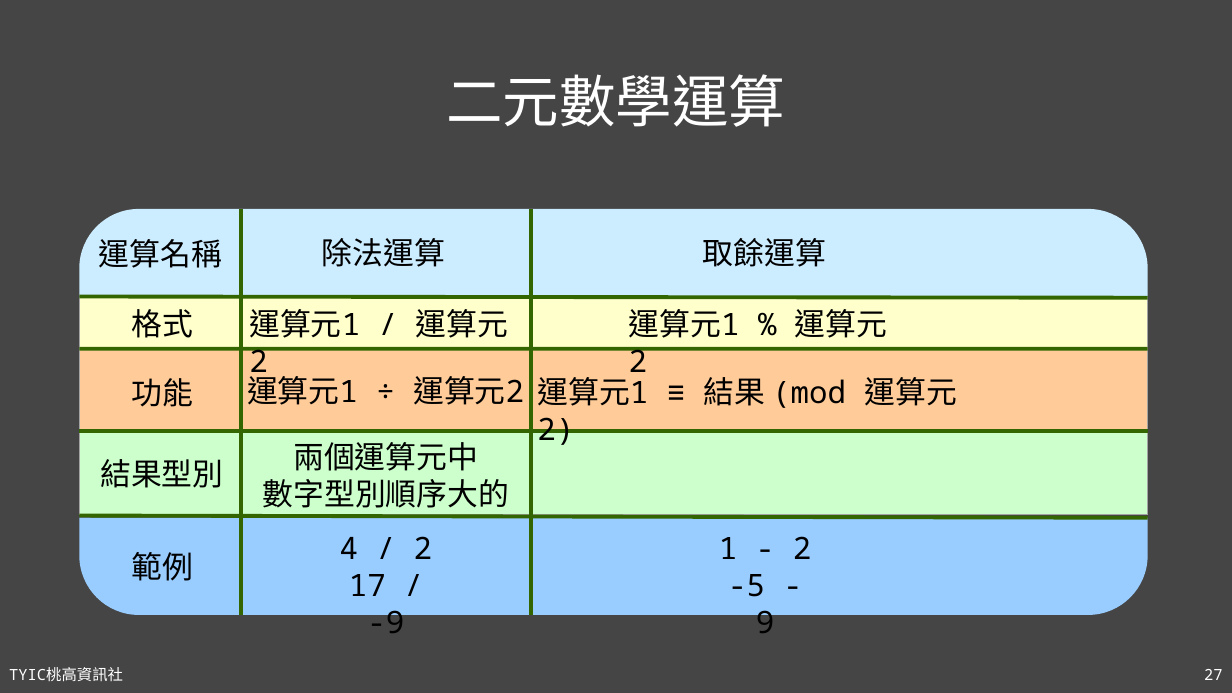
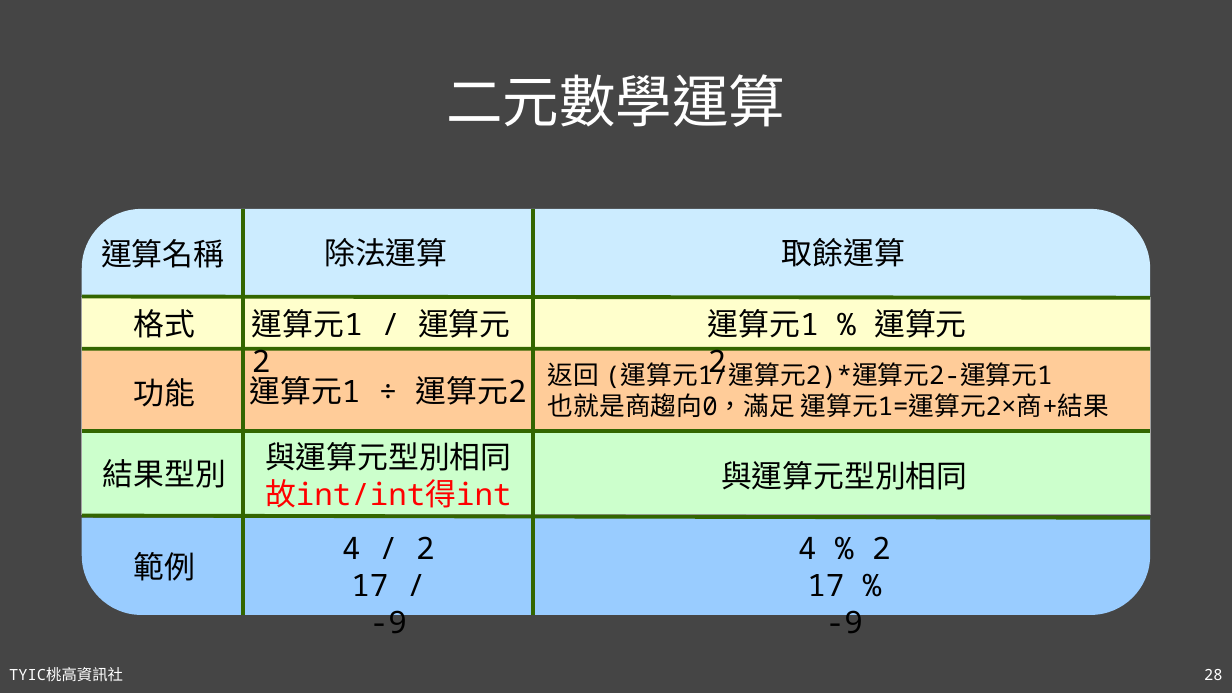
Before and after one commit to TYSHIC/slides, a slide deck: slide 28 of powerpoint/04_初探Java.pptx (slide 27 before the commit). Drawn at 1232x693 pixels with LibreOffice and Linux fonts; fonts in the diff are those of the drawing. Boxes give left, top, right and bottom in pixels: in the first picture for what was removed or moved away, otherwise in the second. Text is boxed around its words. In the diff, an @@ line names an element or a change of style, - is before the commit and + after.

```diff
--- a/powerpoint/04_初探Java.pptx
+++ b/powerpoint/04_初探Java.pptx
@@ text "取餘運算" moved from (x1=703, y1=238, x2=826, y2=267) to (x1=782, y1=238, x2=905, y2=267) @@
@@ text "運算元1 % 運算元2" rewrapped from (x1=629, y1=309, x2=887, y2=372) to (x1=708, y1=309, x2=966, y2=380) @@
@@ text at (x1=548, y1=360, x2=1110, y2=417): text changed; size 24 to 20 pt @@
-運算元1 ≡ 結果 (mod 運算元2)
+返回 (運算元1/運算元2)*運算元2-運算元1
+也就是商趨向0，滿足 運算元1=運算元2×商+結果
@@ outline redrawn in 5 elements at (x1=82, y1=348, x2=1151, y2=435), (x1=82, y1=298, x2=1151, y2=348), (x1=82, y1=209, x2=1151, y2=297), (x1=82, y1=518, x2=1151, y2=615), (x1=82, y1=432, x2=1151, y2=515) @@
@@ text at (x1=265, y1=442, x2=511, y2=508): text changed; text colour #000000 to #FF0000 @@
-兩個運算元中
-數字型別順序大的
+與運算元型別相同
+故int/int得int
@@ text added at (x1=721, y1=461, x2=967, y2=490), 24 pt, text #000000 @@
+與運算元型別相同
@@ text at (x1=798, y1=536, x2=890, y2=633): text changed @@
-1 - 2
--5 - 9
+4 % 2
+17 % -9
@@ page number at (x1=1204, y1=669, x2=1222, y2=680): text changed @@
-27
+28
```
Also in this commit, not shown: 9 other slides changed, 2 slides added, 1 slide removed, 1 other file.
